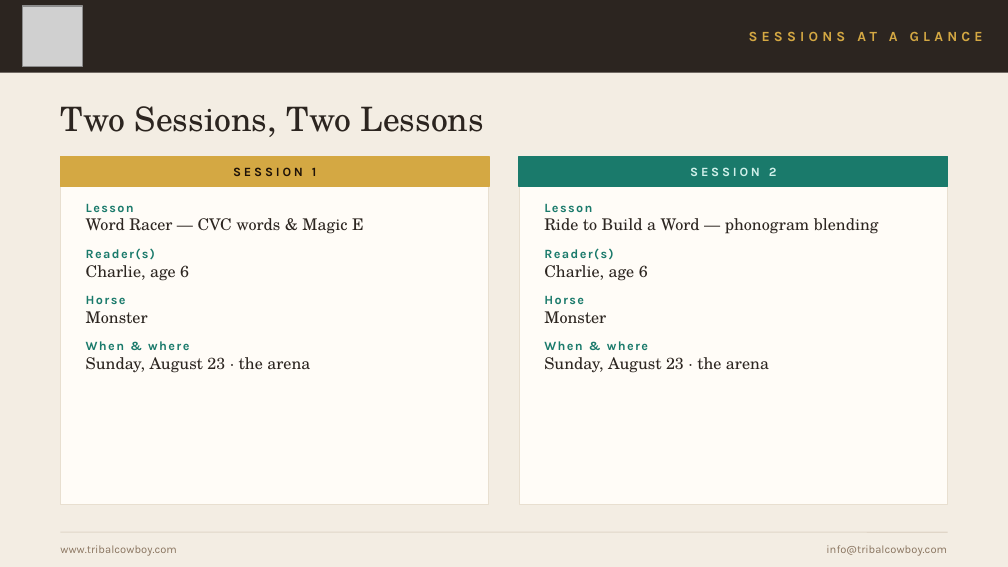
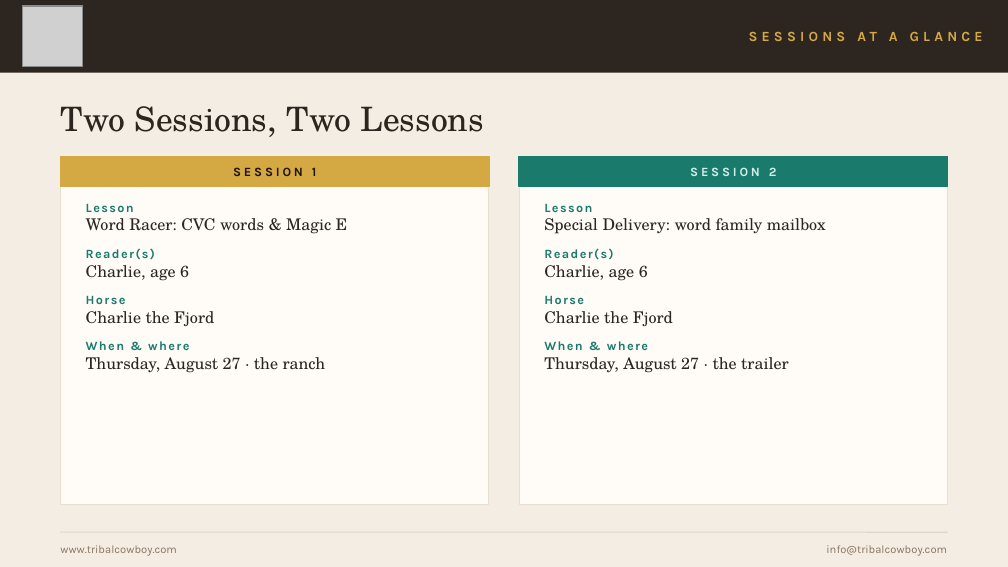
Before and after one commit to mrshuffhines-byte/tribal-cowboy-webhook, a slide deck: slide 2 of content/presentations/HPR-Class4-Practice-Sessions.pptx. Drawn at 1008x567 pixels with LibreOffice and Linux fonts; fonts in the diff are those of the drawing; grey boxes stand for pictures. Boxes give left, top, right and bottom in pixels: in the first picture for what was removed or moved away, otherwise in the second. Text is boxed around its words. In the diff, an @@ line names an element or a change of style, - is before the commit and + after.

```diff
--- a/content/presentations/HPR-Class4-Practice-Sessions.pptx
+++ b/content/presentations/HPR-Class4-Practice-Sessions.pptx
@@ text at bbox=[86, 218, 348, 234]: text changed @@
-Word Racer — CVC words & Magic E
+Word Racer: CVC words & Magic E
@@ text at bbox=[544, 218, 826, 234]: text changed @@
-Ride to Build a Word — phonogram blending
+Special Delivery: word family mailbox
@@ text at bbox=[86, 311, 214, 327]: text changed @@
-Monster
+Charlie the Fjord
@@ text at bbox=[544, 311, 673, 326]: text changed @@
-Monster
+Charlie the Fjord
@@ text at bbox=[86, 357, 326, 373]: text changed @@
-Sunday, August 23 · the arena
+Thursday, August 27 · the ranch
@@ text at bbox=[544, 357, 789, 373]: text changed @@
-Sunday, August 23 · the arena
+Thursday, August 27 · the trailer
```
Also in this commit, not shown: 7 other slides changed, 1 other file.
